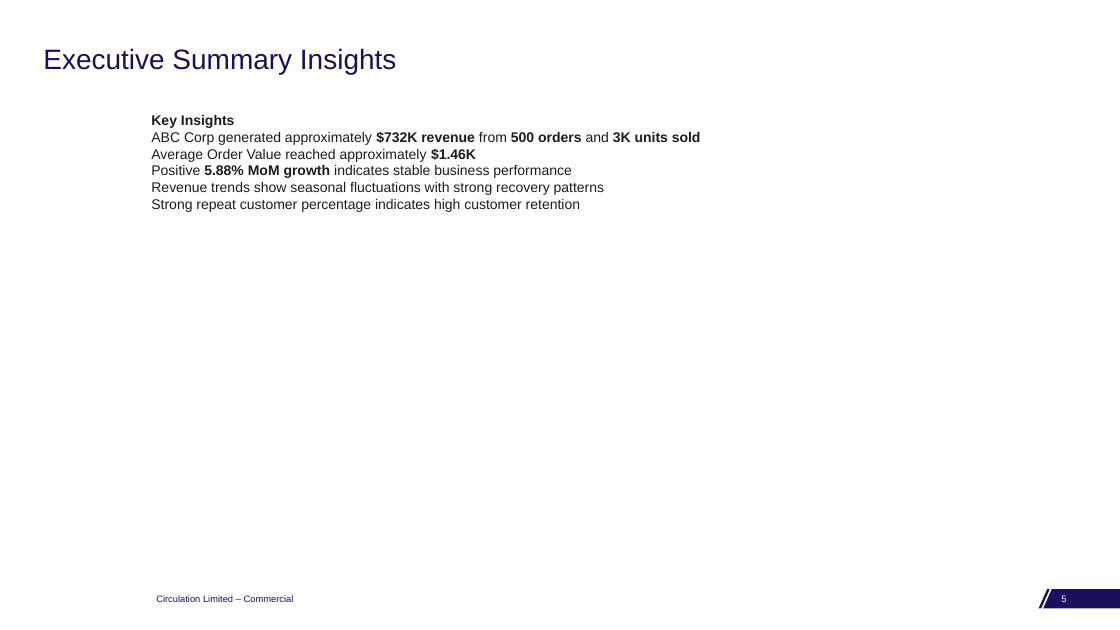
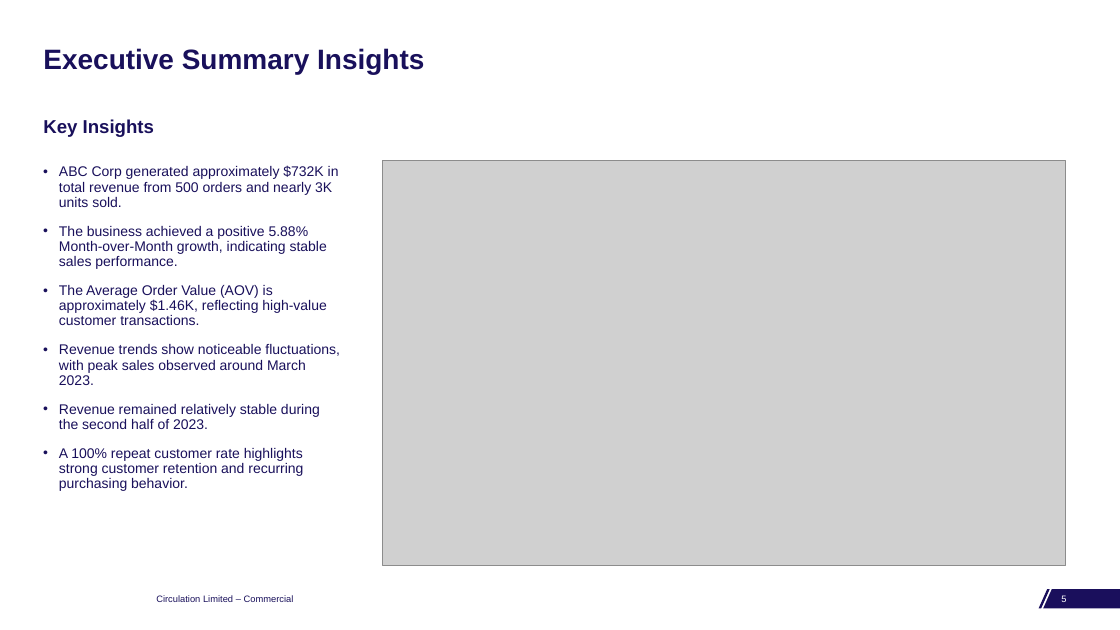
Before and after one commit to RaturiAR7/power-bi-sales-customer, a slide deck: slide 5 of Sales_Customer_Segment.ppt. Drawn at 1120x630 pixels with LibreOffice and Linux fonts; fonts in the diff are those of the drawing; grey boxes stand for pictures; background and template pictures are left out. Boxes give left, top, right and bottom in pixels: in the first picture for what was removed or moved away, otherwise in the second. Text is boxed around its words. In the diff, an @@ line names an element or a change of style, - is before the commit and + after.

```diff
--- a/Sales_Customer_Segment.ppt
+++ b/Sales_Customer_Segment.ppt
@@ title "Executive Summary Insights" at (43,48,424,74): bold on @@
@@ text added at (43,119,154,137), 16 pt, text #19105B, bold @@
+Key Insights
@@ text removed at (151,115,701,212) @@
-Key Insights
-ABC Corp generated approximately $732K revenue from 500 orders and 3K units sold
-Average Order Value reached approximately $1.46K
-Positive 5.88% MoM growth indicates stable business performance
-Revenue trends show seasonal fluctuations with strong recovery patterns
-Strong repeat customer percentage indicates high customer retention
@@ text added at (59,165,340,491), 12 pt, text #19105B @@
+• ABC Corp generated approximately $732K in total revenue from 500 orders and nearly 3K units sold.
+• The business achieved a positive 5.88% Month-over-Month growth, indicating stable sales performance.
+• The Average Order Value (AOV) is approximately $1.46K, reflecting high-value customer transactions.
+• Revenue trends show noticeable fluctuations, with peak sales observed around March 2023.
+• Revenue remained relatively stable during the second half of 2023.
+• A 100% repeat customer rate highlights strong customer retention and recurring purchasing behavior.
@@ picture added at (383,160,1065,565) @@
```
Also in this commit, not shown: 2 other slides changed, 6 slides added, 2 slides removed.
